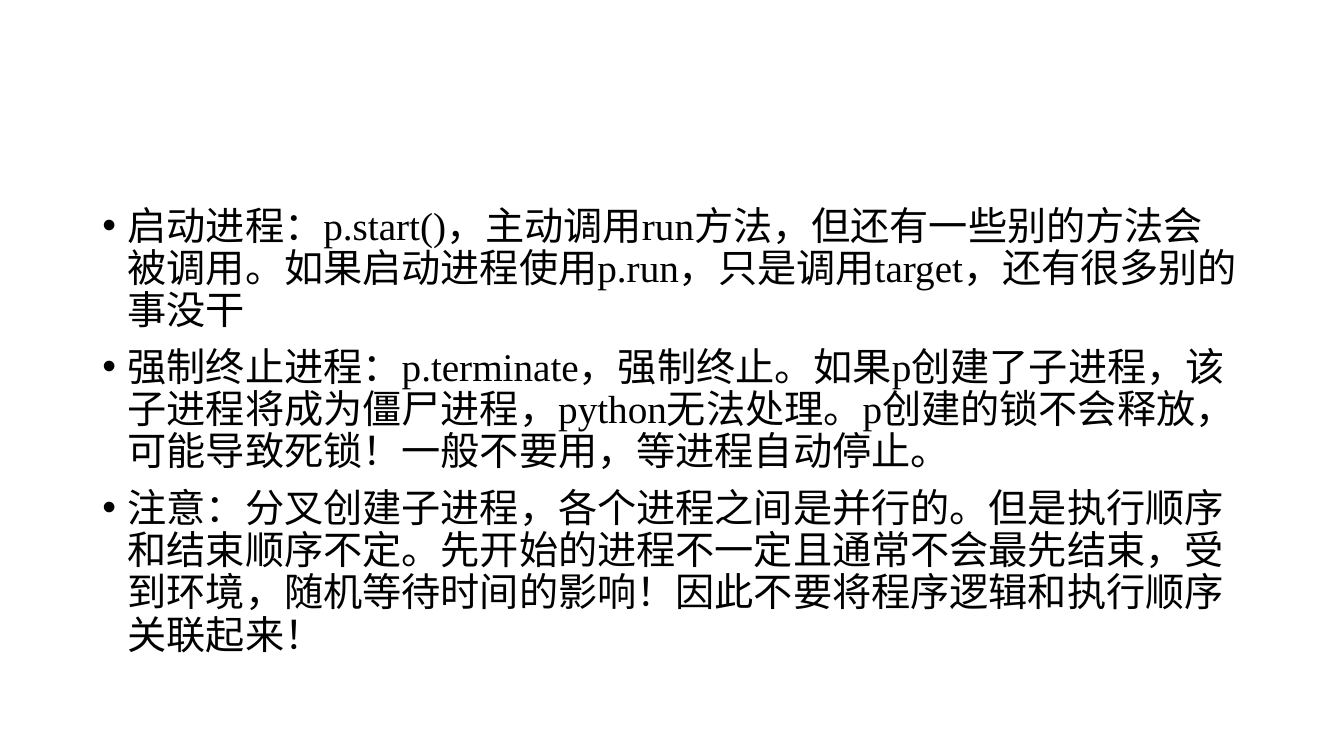
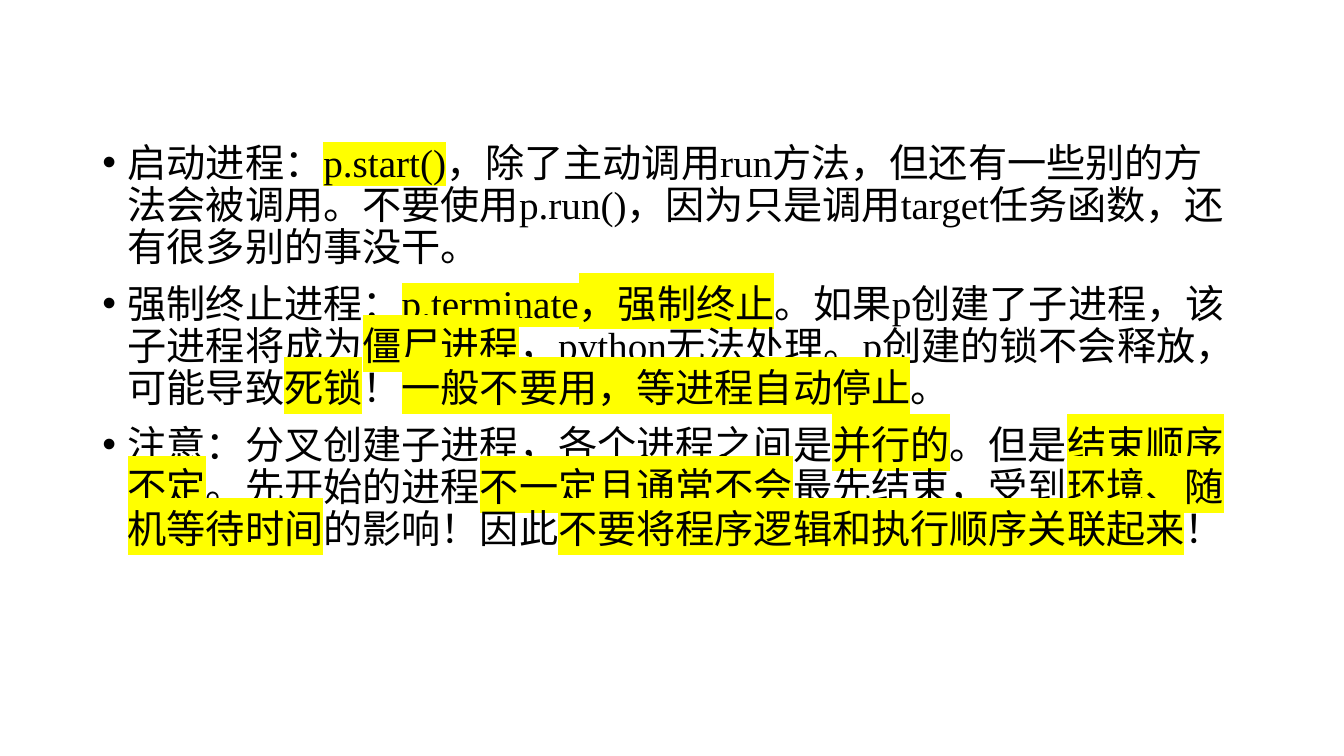
Before and after one commit to lizeyubuaa/pengbeifudao, a slide deck: slide 8 of week13/第十一周多进程.pptx (slide 5 before the commit). Drawn at 1344x756 pixels with LibreOffice and Linux fonts; fonts in the diff are those of the drawing. Boxes give left, top, right and bottom in pixels: in the first picture for what was removed or moved away, otherwise in the second. Text is boxed around its words. In the diff, an @@ line names an element or a change of style, - is before the commit and + after.

```diff
--- a/week13/第十一周多进程.pptx
+++ b/week13/第十一周多进程.pptx
@@ text "启动进程：p.start()，除了主动调用run方法，但还有一些别的方法会被调用。不要使用p.run()，因为只是调用t ..." moved from (x1=128, y1=207, x2=1237, y2=653) to (x1=128, y1=142, x2=1235, y2=554) @@
@@ text at (x1=128, y1=142, x2=1224, y2=265): text changed @@
-• 启动进程：p.start()，主动调用run方法，但还有一些别的方法会被调用。如果启动进程使用p.run，只是调用target，还有很多别的事没干
+• 启动进程：p.start()，除了主动调用run方法，但还有一些别的方法会被调用。不要使用p.run()，因为只是调用target任务函数，还有很多别的事没干。
@@ text at (x1=128, y1=278, x2=1235, y2=413): highlight none to #FFFF00 in "强制终止进程：p.terminate，强制终止。如果p创建了子进程，该子进程将成为僵尸进程，python无法处理。p创建 ..." @@
@@ text at (x1=128, y1=419, x2=1224, y2=554): text changed @@
-• 注意：分叉创建子进程，各个进程之间是并行的。但是执行顺序和结束顺序不定。先开始的进程不一定且通常不会最先结束，受到环境，随机等待时间的影响！因此不要将程序逻辑和执行顺序关联起来！
+• 注意：分叉创建子进程，各个进程之间是并行的。但是结束顺序不定。先开始的进程不一定且通常不会最先结束，受到环境、随机等待时间的影响！因此不要将程序逻辑和执行顺序关联起来！
```
Also in this commit, not shown: 14 other slides changed, 3 slides added, 14 other files.
